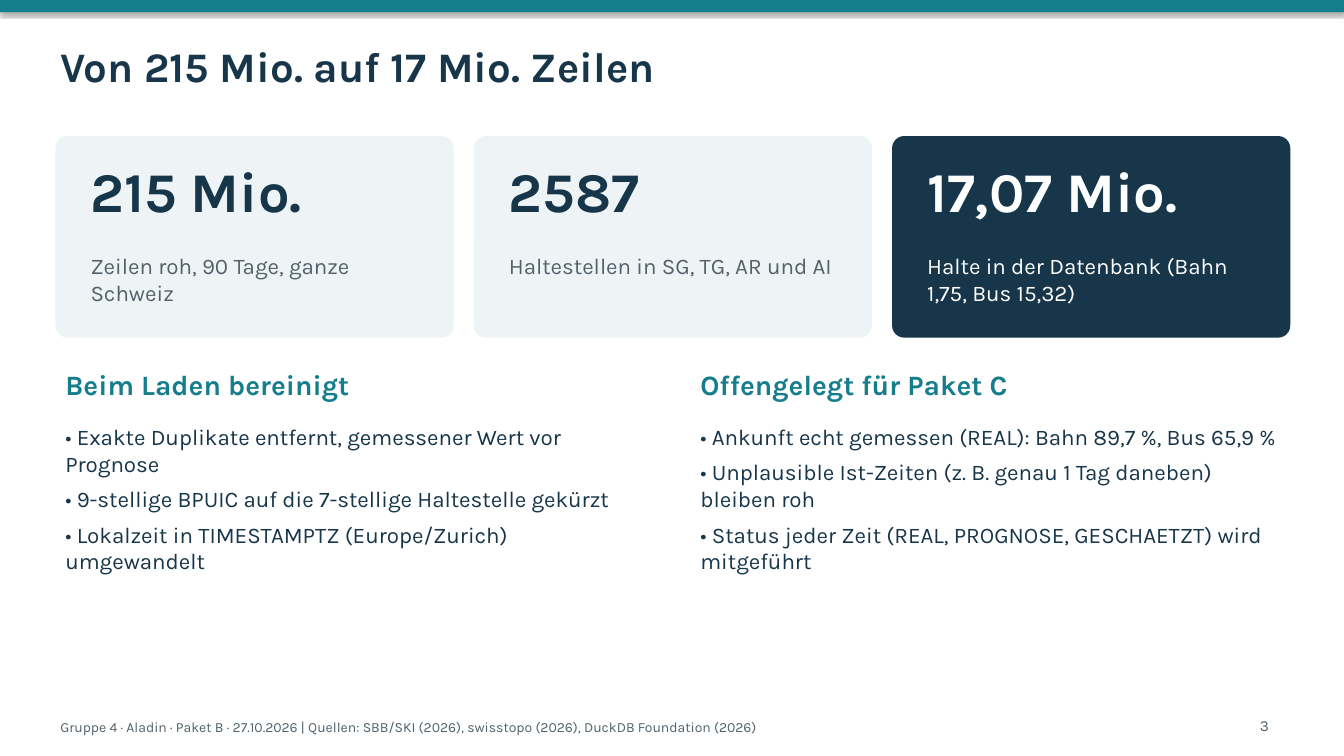
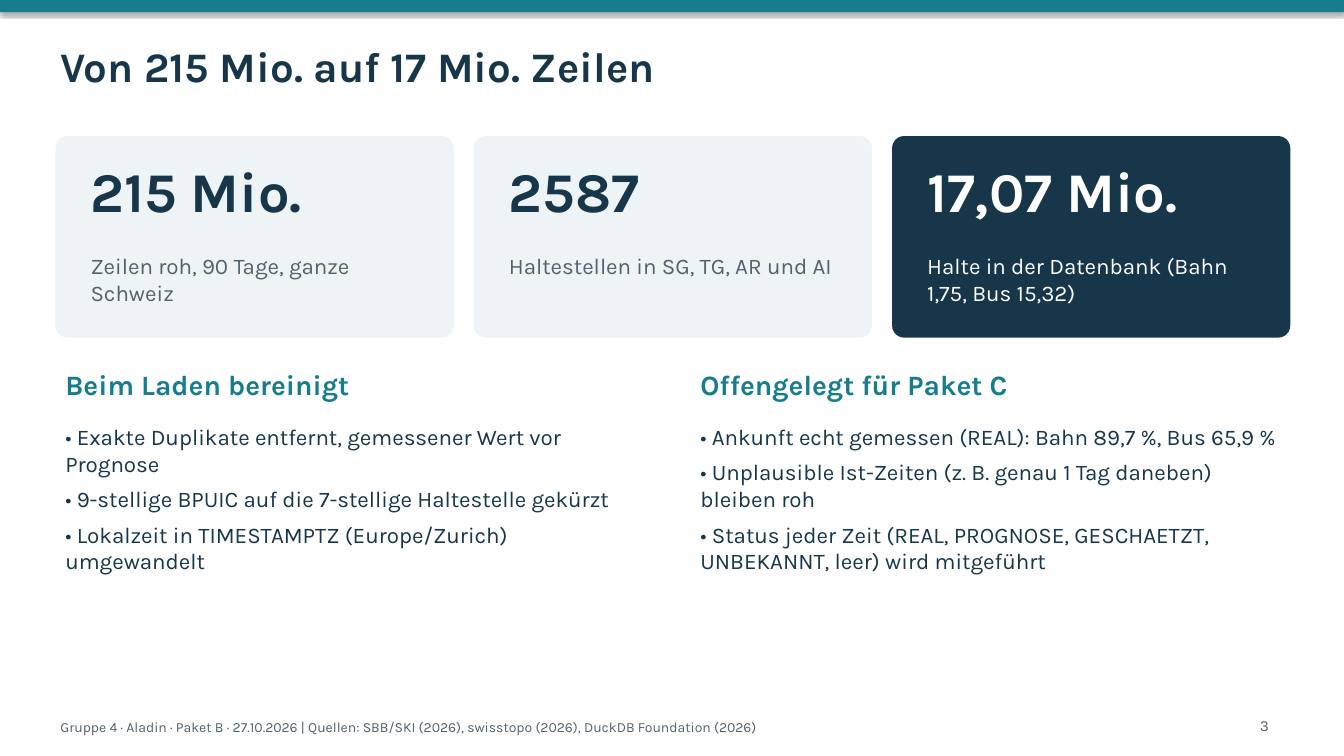
Before and after one commit to zeitmann/oev-wetter, a slide deck: slide 3 of docs/präsentation/folien_paket_b.pptx. Drawn at 1344x756 pixels with LibreOffice and Linux fonts; fonts in the diff are those of the drawing. Boxes give left, top, right and bottom in pixels: in the first picture for what was removed or moved away, otherwise in the second. Text is boxed around its words. In the diff, an @@ line names an element or a change of style, - is before the commit and + after.

```diff
--- a/docs/präsentation/folien_paket_b.pptx
+++ b/docs/präsentation/folien_paket_b.pptx
@@ text at (700, 527, 1209, 575): text changed @@
-• Status jeder Zeit (REAL, PROGNOSE, GESCHAETZT) wird mitgeführt
+• Status jeder Zeit (REAL, PROGNOSE, GESCHAETZT, UNBEKANNT, leer) wird mitgeführt
```
Also in this commit, not shown: 2 other slides changed, 4 other files.
